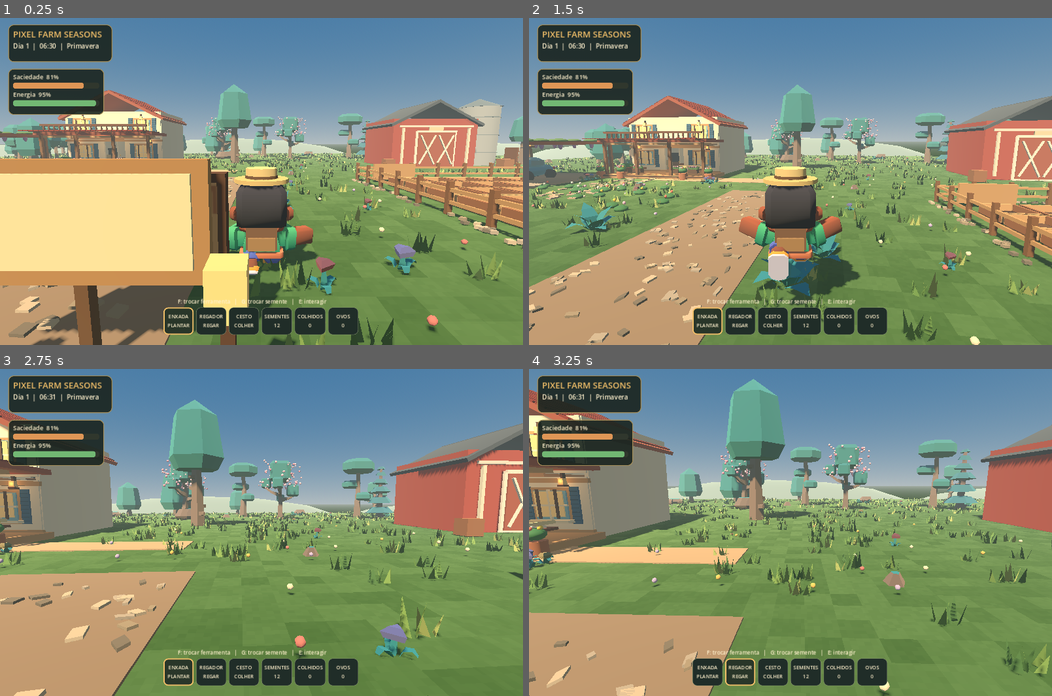
Above: before the commit, frames 1-4 (two rows, left to right).
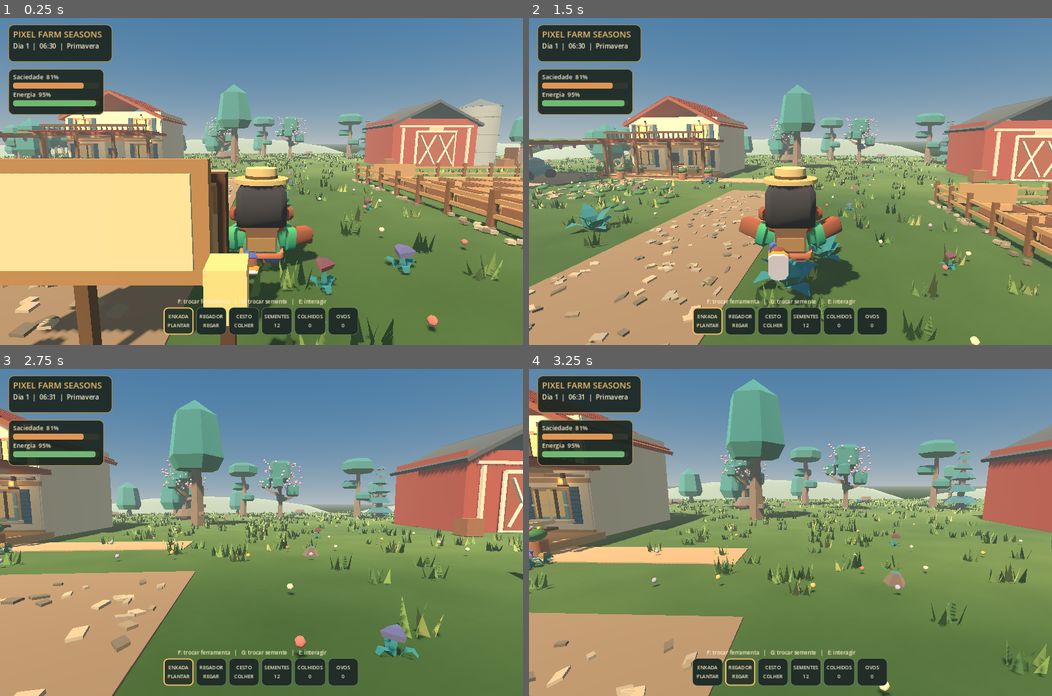
Above: after the commit, the same moments.

Repository: juniordev830/pixel-farm-seasons
Game: Godot game, scene res://scenes/farm_world.tscn
Two runs of this game, one before a commit and one after it. Both use one fixed random seed, a clock stepped at 60 frames per second and the inputs below.
Inputs (mouse positions are in pixels of both pictures, inside the frame that each line leads up to):
- Up to frame 1 (0.25 s): no input
- Up to frame 2 (1.5 s): tap Enter (ui_accept) at 0.5 s; move the mouse to (816, 181) at 0.52 s; hold Ctrl (crouch) 0.53-1.28 s; hold W (move_forward) from 0.53 s (still down); tap Space (jump) at 0.77 s; move the mouse to (764, 181) at 1.27 s; tap Shift (sprint) at 1.35 s
- Up to frame 3 (2.75 s): keep holding W (move_forward); tap Space (jump) at 1.52 s; move the mouse to (271, 525) at 2.02 s; hold V (toggle_camera) from 2.03 s (still down)
- Up to frame 4 (3.25 s): keep holding W (move_forward); move the mouse to (785, 539) at 2.77 s; release V (toggle_camera) at 2.78 s; tap F at 2.85 s; tap Space (jump) at 3.02 s

The runs differ from the first frame. In frame 1, 0.1% of the frame differs, in the area x 43-96%, y 41-85%; in frame 2, 0.3%; in frame 3, 5.2%, in the area x 13-100%, y 44-100%; in frame 4, 2.0%.

Commit message:
feat(materials): use smooth natural terrain noise instead of chunky checkerboard

Diff:
--- a/godot/shaders/grass_stylized.gdshader
+++ b/godot/shaders/grass_stylized.gdshader
@@ -1,26 +1,34 @@
 shader_type spatial;
 render_mode diffuse_burley, specular_schlick_ggx;
+varying vec3 world_pos;
 
-// Fine mottling and broad green variation, rendered on the real farm terrain.
-// This is a shader on playable geometry, not a photo/background replacement.
-varying vec3 world_at;
+float rand2(vec2 p) {
+    return fract(sin(dot(p, vec2(127.1, 311.7))) * 43758.5453123);
+}
 
-float hash21(vec2 uv) {
-    return fract(sin(dot(uv, vec2(127.1, 311.7))) * 43758.5453);
+float value_noise(vec2 p) {
+    vec2 i = floor(p);
+    vec2 f = fract(p);
+    vec2 u = f * f * (3.0 - 2.0 * f);
+    float a = rand2(i);
+    float b = rand2(i + vec2(1.0, 0.0));
+    float c = rand2(i + vec2(0.0, 1.0));
+    float d = rand2(i + vec2(1.0, 1.0));
+    return mix(mix(a, b, u.x), mix(c, d, u.x), u.y);
 }
 
 void vertex() {
-    world_at = (MODEL_MATRIX * vec4(VERTEX, 1.0)).xyz;
+    world_pos = (MODEL_MATRIX * vec4(VERTEX, 1.0)).xyz;
 }
 
 void fragment() {
-    vec2 p = world_at.xz;
-    float noise_a = hash21(floor(p * 1.65));
-    float noise_b = hash21(floor(p * 9.0));
-    float fields = sin(p.x * 0.12) * sin(p.y * 0.085) * 0.5 + 0.5;
-    vec3 shaded = mix(vec3(0.255, 0.415, 0.208), vec3(0.345, 0.505, 0.257), fields);
-    shaded += (noise_a - 0.5) * 0.075;
-    shaded += (noise_b - 0.5) * 0.022;
+    vec2 p = world_pos.xz;
+    float meadow = value_noise(p * 0.14);
+    float patches = value_noise(p * 0.91);
+    float tiny = value_noise(p * 8.0);
+    vec3 shaded = mix(vec3(0.23, 0.38, 0.18), vec3(0.36, 0.49, 0.24), meadow);
+    shaded += (patches - 0.5) * 0.035;
+    shaded += (tiny - 0.5) * 0.008;
     ALBEDO = clamp(shaded, vec3(0.0), vec3(1.0));
     ROUGHNESS = 0.98;
 }
